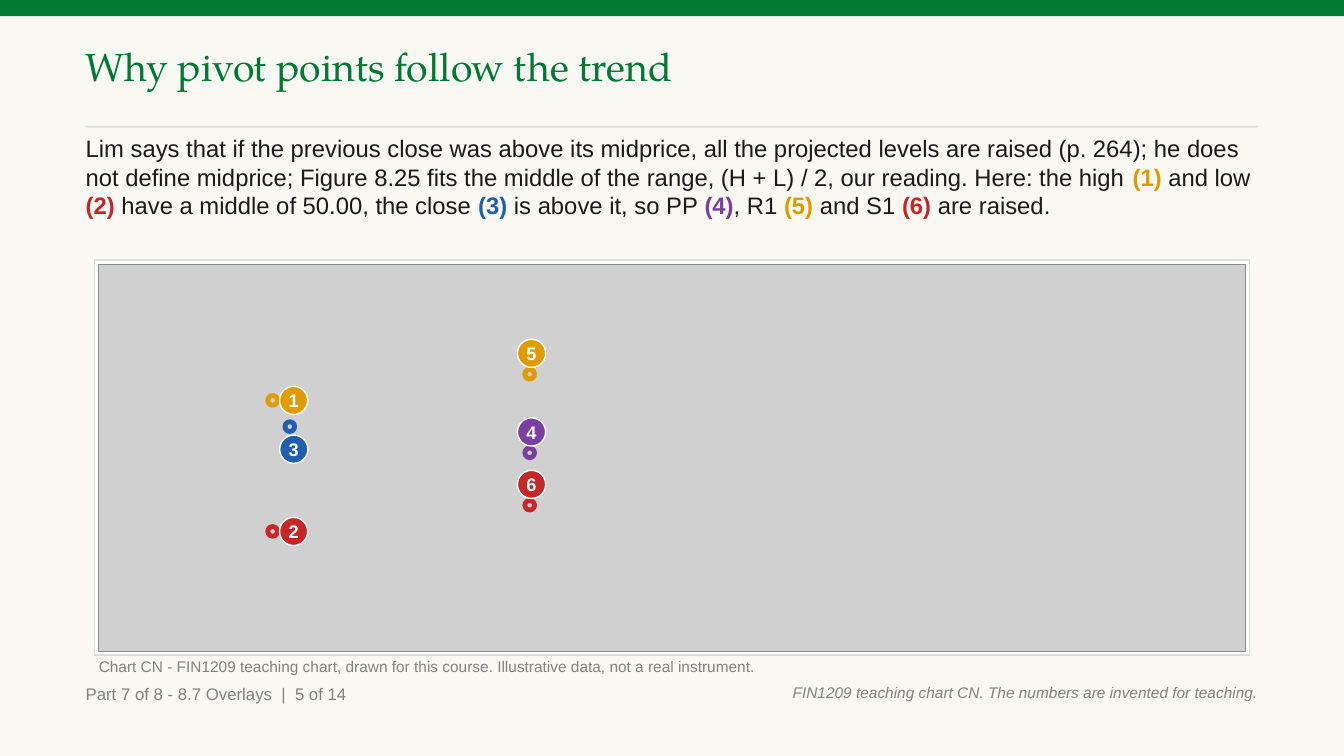
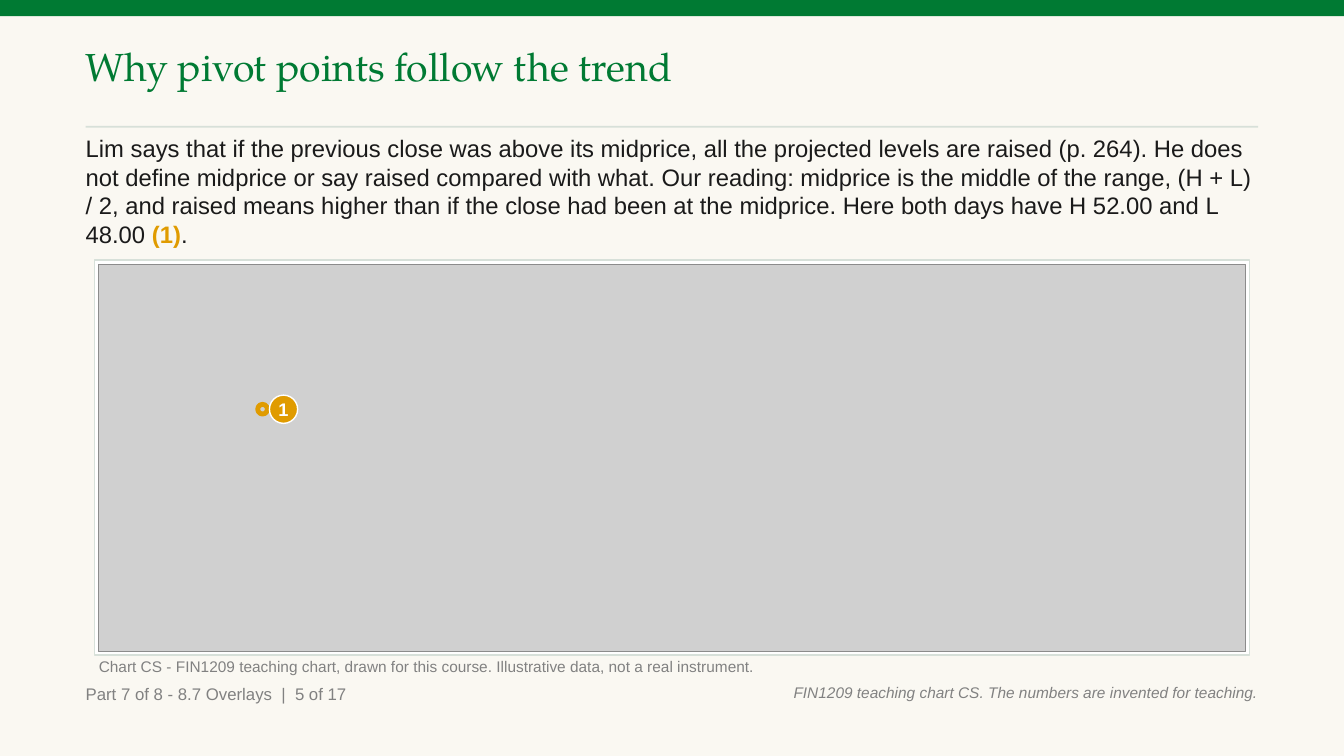
Before and after one commit to benjiesotelo-sudo/Telos_FIN1209, a slide deck: slide 203 of chapter-08/FIN1209-Chapter-08-Student-Edition.pptx (slide 199 before the commit). Drawn at 1344x756 pixels with LibreOffice and Linux fonts; fonts in the diff are those of the drawing; grey boxes stand for pictures. Boxes give left, top, right and bottom in pixels: in the first picture for what was removed or moved away, otherwise in the second. Text is boxed around its words. In the diff, an @@ line names an element or a change of style, - is before the commit and + after.

```diff
--- a/chapter-08/FIN1209-Chapter-08-Student-Edition.pptx
+++ b/chapter-08/FIN1209-Chapter-08-Student-Edition.pptx
@@ text at [86,139,1251,248]: text changed @@
-Lim says that if the previous close was above its midprice, all the projected levels are raised (p. 264); he does not define midprice; Figure 8.25 fits the middle of the range, (H + L) / 2, our reading. Here: the high (1) and low (2) have a middle of 50.00, the close (3) is above it, so PP (4), R1 (5) and S1 (6) are raised.
+Lim says that if the previous close was above its midprice, all the projected levels are raised (p. 264). He does not define midprice or say raised compared with what. Our reading: midprice is the middle of the range, (H + L) / 2, and raised means higher than if the close had been at the midprice. Here both days have H 52.00 and L 48.00 (1).
@@ ellipse removed at [517,340,545,368] @@
-5
@@ ellipse removed at [525,369,535,379] @@
@@ ellipse: place and size @@
-ellipse at [268,395,278,405]
+ellipse at [258,404,268,414]
@@ ellipse "1": place and size @@
-ellipse "1" at [279,386,308,414]
+ellipse "1" at [269,395,297,423]
@@ ellipse removed at [517,418,545,447] @@
-4
@@ ellipse removed at [279,436,308,464] @@
-3
@@ ellipse removed at [285,421,295,432] @@
@@ ellipse removed at [525,448,535,458] @@
@@ ellipse removed at [517,471,545,499] @@
-6
@@ ellipse removed at [525,500,535,510] @@
@@ ellipse removed at [268,526,278,536] @@
@@ ellipse removed at [279,517,308,545] @@
-2
@@ text at [86,688,347,704]: text changed @@
-Part 7 of 8 - 8.7 Overlays | 5 of 14
+Part 7 of 8 - 8.7 Overlays | 5 of 17
@@ text at [99,661,753,675]: text changed @@
-Chart CN - FIN1209 teaching chart, drawn for this course. Illustrative data, not a real instrument.
+Chart CS - FIN1209 teaching chart, drawn for this course. Illustrative data, not a real instrument.
@@ text at [794,687,1258,701]: text changed @@
-FIN1209 teaching chart CN. The numbers are invented for teaching.
+FIN1209 teaching chart CS. The numbers are invented for teaching.
```
Also in this commit, not shown: 83 other slides changed, 7 slides added, 11 other files.
